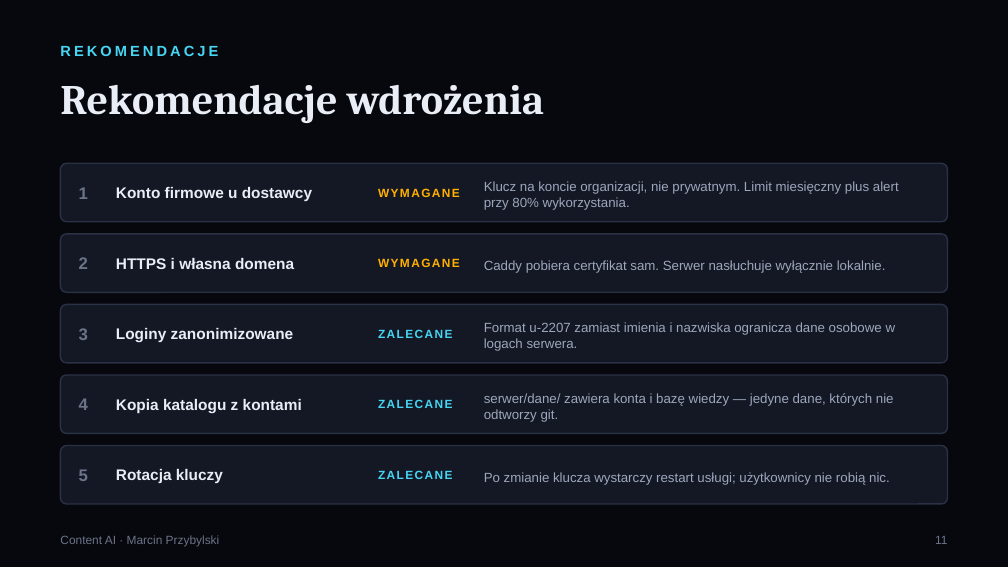
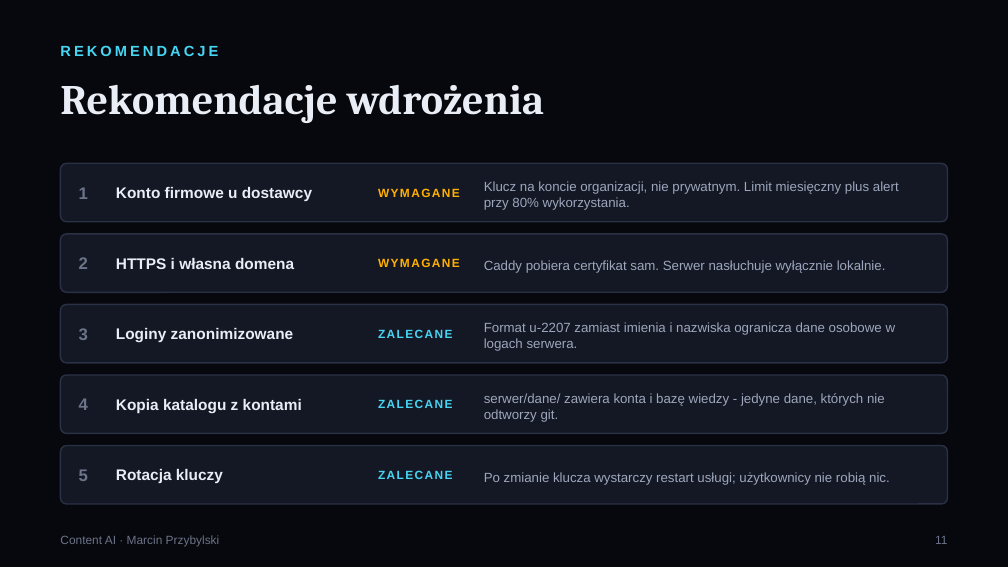
Before and after one commit to Marcin1000/ContentAI, a slide deck: slide 12 of prezentacje/PL/ContentAI_Security.pptx. Drawn at 1008x567 pixels with LibreOffice and Linux fonts; fonts in the diff are those of the drawing. Boxes give left, top, right and bottom in pixels: in the first picture for what was removed or moved away, otherwise in the second. Text is boxed around its words. In the diff, an @@ line names an element or a change of style, - is before the commit and + after.

```diff
--- a/prezentacje/PL/ContentAI_Security.pptx
+++ b/prezentacje/PL/ContentAI_Security.pptx
@@ text at (484, 393, 885, 422): text changed @@
-serwer/dane/ zawiera konta i bazę wiedzy — jedyne dane, których nie odtworzy git.
+serwer/dane/ zawiera konta i bazę wiedzy - jedyne dane, których nie odtworzy git.
```
Also in this commit, not shown: 7 other slides changed, 17 other files.
